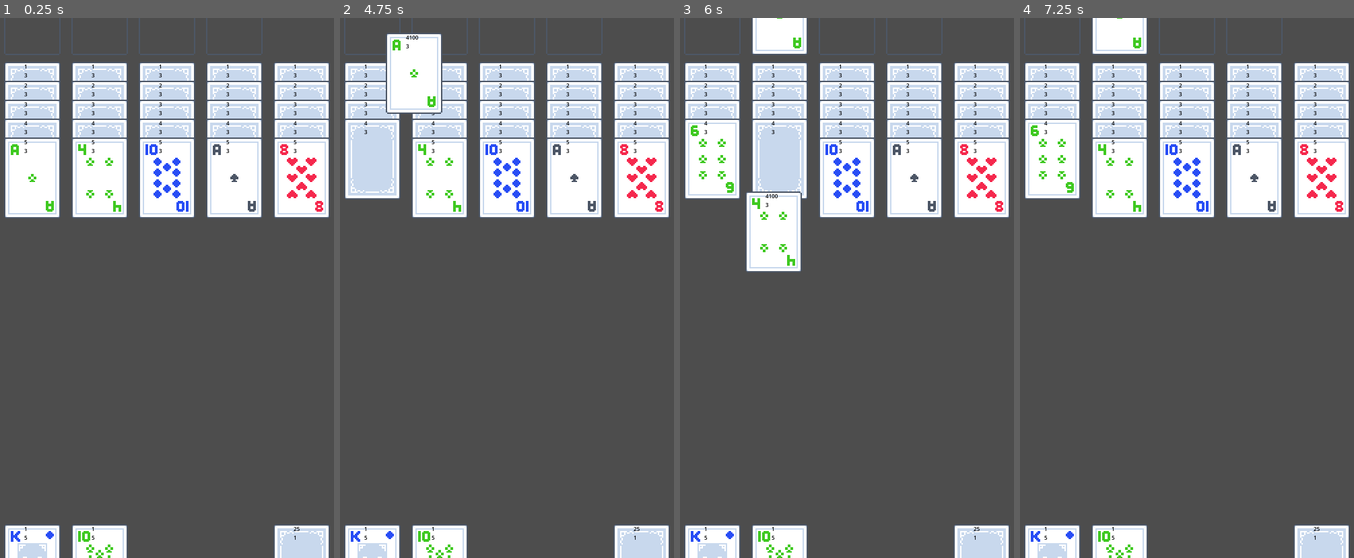
Above: before the commit, frames 1-4 (left to right).
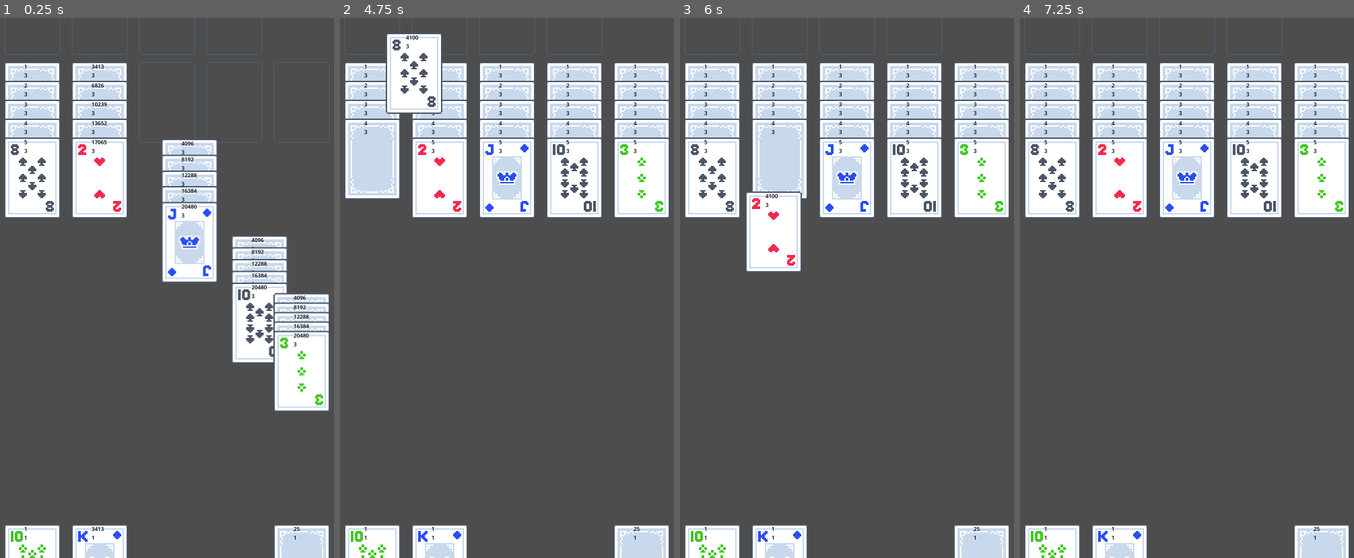
Above: after the commit, the same moments.

Repository: pekuja/plim-plom-solitaire
Game: Godot game, scene res://scenes/main.tscn
The game is run twice, just before and just after one commit, with the same random seed, the same clock (stepped at 60 frames per second) and the same inputs.
Inputs (mouse positions are in pixels of both pictures, inside the frame that each line leads up to):
- Up to frame 1 (0.25 s): no input
- Up to frame 2 (4.75 s): drag from (373, 104) to (440, 142) at 0.52 s; drag from (440, 104) to (373, 142) at 1.27 s; tap Enter at 2, 3.5 s; move the mouse to (507, 104) at 2.02 s; click (507, 104) at 2.17 s; tap Space at 2.75, 4.25 s; drag from (573, 104) to (373, 104) at 2.77 s; drag from (640, 104) to (373, 120) at 3.52 s; drag from (396, 207) to (440, 104) at 4.27 s
- Up to frame 3 (6 s): move the mouse to (863, 288) at 5.02 s; click (863, 288) at 5.17 s; tap Enter at 5.75 s; drag from (793, 153) to (773, 315) at 5.77 s
- Up to frame 4 (7.25 s): move the mouse to (1267, 261) at 6.52 s; click (1267, 261) at 6.67 s

The runs differ from the first frame. In frame 1, 25% of the frame differs, in the area x 3-99%, y 8-100%; in frame 2, 2.6%; in frame 3, 4.8%; in frame 4, 4.8%.

Commit message:
Added little tweening animations for when cards are moved
I implemented this into Card.move_to and I updated the game setup and card draw code to use that. Added a little extra slowdown for when multiple cards are moved in one go at the game setup and card draw, so they move in a slightly staggered way. I did realize though that this doesn't quite work as nicely as I wanted it to because the cards are getting parented to the other newly added cards, and that makes them move together, which is not ideal for the staggered effect. For now I'm just accepting that it's not as nice as I'd like, but at least the columns get added in a staggered manner.

Diff:
--- a/scripts/card.gd
+++ b/scripts/card.gd
@@ -163,17 +163,28 @@
 		return parent.get_absolute_z_index() + z_index
 	return z_index
 
-func move_to(card_to_drop_on : Node2D):
+func move_to(card_to_drop_on : Node2D, tween_slowdown : int = 0):
 	var parent = get_parent()
-	if parent is Card:
+	if parent is Card and parent.location == Location.Tableau:
 		parent.is_face_up = true
 		parent.update_texture()
-	parent.remove_child(self)
+
+	var old_position = global_position
+
+	if parent:
+		parent.remove_child(self)
 	card_to_drop_on.add_child(self)
 	self.location = card_to_drop_on.location
 
-	position.x = 0
+	global_position = old_position
+
+	var target_position : Vector2 = Vector2(0, 0)
+
 	if card_to_drop_on.location == Card.Location.Tableau and card_to_drop_on is Card:
-		position.y = Card.PILE_OFFSET
-	else:
-		position.y = 0
+		target_position.y = Card.PILE_OFFSET
+
+	var tween = create_tween()
+	tween.set_ease(Tween.EASE_IN_OUT)
+	tween.tween_property(self, "position", target_position, 0.1 + tween_slowdown * 0.1)
+	z_index = RenderingServer.CANVAS_ITEM_Z_MAX
+	tween.tween_property(self, "z_index", 1, 0.1 + tween_slowdown * 0.1)
--- a/scripts/main.gd
+++ b/scripts/main.gd
@@ -51,61 +51,55 @@
 
 	_card_deck.shuffle()
 
-	var index = 0
-	var tableau_index = 0
 	_deck_top_card = null
+
 	for card in _card_deck:
-		if tableau_index < _tableaus.size():
-			card.location = Card.Location.Tableau
-			var tableau = _tableaus[tableau_index]
-			if _deck_top_card:
-				card.position.y = Card.PILE_OFFSET
-				_deck_top_card.add_child(card)
-			else:
-				tableau.add_child(card)
-			_deck_top_card = card
+		card.location = Card.Location.Deck
+		if _deck_top_card:
+			_deck_top_card.add_child(card)
+		else:
+			_deck_locator.add_child(card)
+		_deck_top_card = card
 
-			index += 1
+	for tableau_index in range(0, _tableaus.size()):
+		var next_card : Card
+		var tableau = _tableaus[tableau_index]
+		var top_card = tableau
+		for index in range(0, CARDS_PER_TABLEAU):
+			next_card = _deck_top_card
+			var parent : Card = next_card.get_parent()
+			next_card.move_to(top_card, tableau_index)
 
-			if index >= CARDS_PER_TABLEAU:
-				card.is_face_up = true
-				card.update_texture()
-				_deck_top_card = null
-				index = 0
-				tableau_index += 1
-		elif index < _cells.size():
-			card.location = Card.Location.Cell
-			_cells[index].add_child(card)
-			card.is_face_up = true
-			card.update_texture()
-			index += 1
-		else:
-			card.location = Card.Location.Deck
-			if _deck_top_card:
-				_deck_top_card.add_child(card)
-			else:
-				_deck_locator.add_child(card)
-			_deck_top_card = card
-			index += 1
+			top_card = next_card
+
+			_deck_top_card = parent
+
+		next_card.is_face_up = true
+		next_card.update_texture()
+
+	for cell_index in range(0, _cells.size()):
+		var next_card : Card = _deck_top_card
+		var parent : Card = next_card.get_parent()
+		next_card.move_to(_cells[cell_index], cell_index)
+		next_card.is_face_up = true
+		next_card.update_texture()
+
+		_deck_top_card = parent
 
 	_deck_locator.pile_clicked.connect(deck_clicked)
 
 func deck_clicked():
 	if _deck_top_card:
+		var index = 0
 		for tableau in _tableaus:
 			var parent = _deck_top_card.get_parent()
-			parent.remove_child(_deck_top_card)
-
 			var tableau_or_top_card = get_tableau_or_top_card(tableau)
 
-			tableau_or_top_card.add_child(_deck_top_card)
+			_deck_top_card.move_to(tableau_or_top_card, index)
+			index += 1
 
 			_deck_top_card.is_face_up = true
 			_deck_top_card.update_texture()
-			_deck_top_card.location = Card.Location.Tableau
-
-			if tableau_or_top_card is Card:
-				_deck_top_card.position.y = Card.PILE_OFFSET
 
 			if parent is Card:
 				_deck_top_card = parent
@@ -152,13 +146,10 @@
 
 	if _previous_move:
 		if _previous_move_timestamp + MOVE_REPEAT_THRESHOLD > Time.get_ticks_msec():
-			print(_previous_move_timestamp, " + ", MOVE_REPEAT_THRESHOLD, " > ", Time.get_ticks_msec())
 			if new_move == _previous_move:
 				return true
 			if old_move == _previous_move:
 				return false
-		else:
-			print(_previous_move_timestamp, " + ", MOVE_REPEAT_THRESHOLD, " < ", Time.get_ticks_msec())
 	if new_move.location == Card.Location.Foundation:
 		return true
 	if old_move.location == Card.Location.Foundation:
